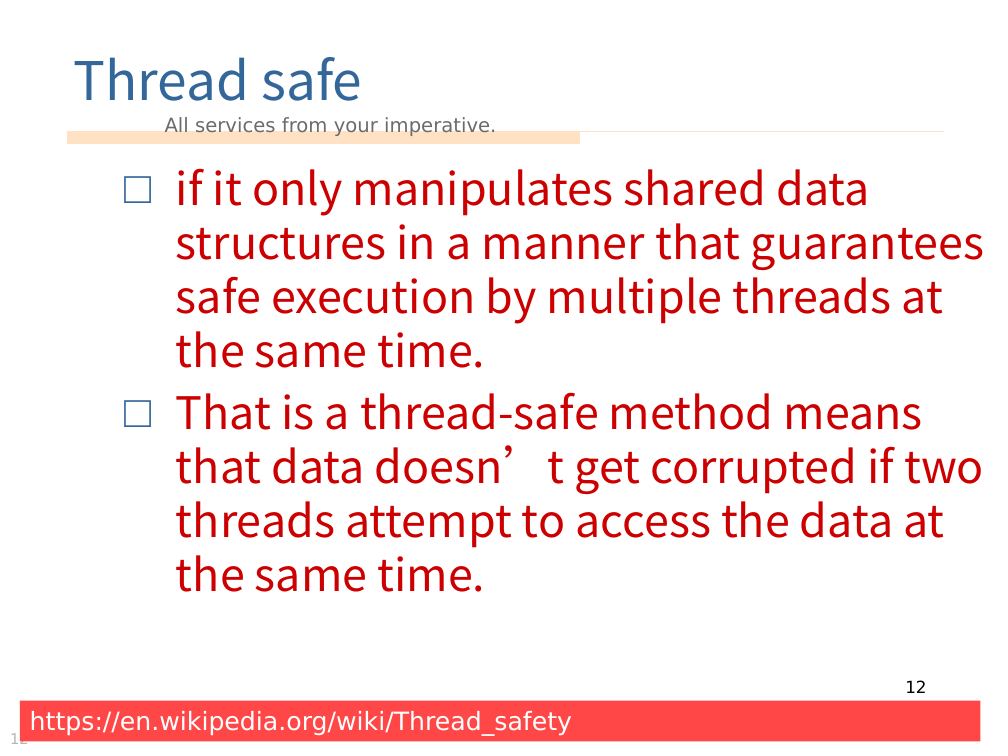
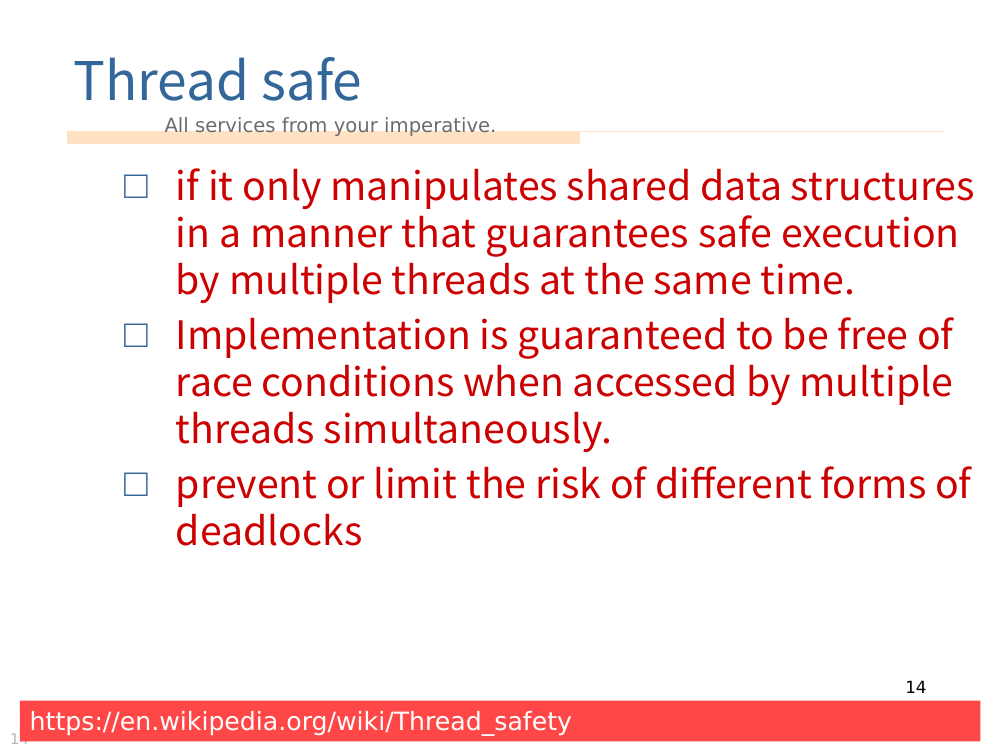
Before and after one commit to vulcanlee/Parallel_Asynchronous_Sample, a slide deck: slide 14 of 多執行緒處理和非同步處理.pptx (slide 12 before the commit). Drawn at 1008x756 pixels with LibreOffice and Linux fonts; fonts in the diff are those of the drawing; background and template pictures are left out. Boxes give left, top, right and bottom in pixels: in the first picture for what was removed or moved away, otherwise in the second. Text is boxed around its words. In the diff, an @@ line names an element or a change of style, - is before the commit and + after.

```diff
--- a/多執行緒處理和非同步處理.pptx
+++ b/多執行緒處理和非同步處理.pptx
@@ text at (176,168,975,303): size 32 to 28 pt in "if it only manipulates shared data structures ..." @@
@@ text at (176,317,971,546): text changed; size 32 to 28 pt @@
-□ That is a thread-safe method means that data doesn’t get corrupted if two threads attempt to access the data at the same time.
+□ Implementation is guaranteed to be free of race conditions when accessed by multiple threads simultaneously.
+□ prevent or limit the risk of different forms of deadlocks
@@ page number at (905,680,926,693): text changed @@
-12
+14
@@ page number at (10,732,29,744): text changed @@
-12
+14
```
Also in this commit, not shown: 3 other slides changed, 6 slides added, 2 other files.
